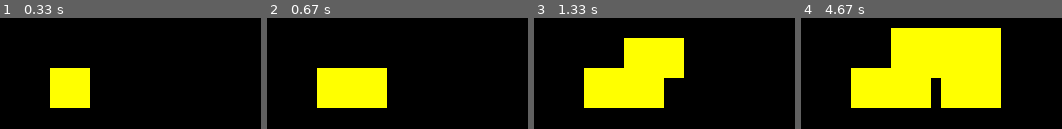
Above: before the commit, frames 1-4 (left to right).
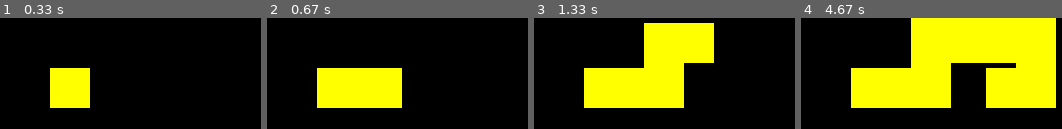
Above: after the commit, the same moments.

Repository: farhatizakaria/Pygame-TestUnit
Game: pygame game, started from hulo.py
The game is run twice, just before and just after one commit, with the same random seed, the same clock (stepped at 60 frames per second) and the same inputs.
Inputs:
- Up to frame 1 (0.33 s): no input
- Up to frame 2 (0.67 s): hold Right from 0.33 s (still down)
- Up to frame 3 (1.33 s): release Right at 0.8 s; hold Up 0.83-1.13 s; hold Right from 1.17 s (still down)
- Up to frame 4 (4.67 s): release Right at 1.63 s; hold Left 1.67-2.2 s; hold Down 2.23-2.53 s; hold Up 3-3.37 s; hold Right 3.4-4.03 s; hold Down 4.07-4.43 s; hold Left from 4.47 s (still down)

Frame 1 is identical in both runs. In frame 2, 2.1% of the frame differs, in the area x 45-52%, y 45-82%; in frame 3, 10%; in frame 4, 29%, in the area x 34-98%, y 0-82%.

Commit message:
Organizing the script

Diff:
--- a/hulo.py
+++ b/hulo.py
@@ -1,39 +1,43 @@
 import pygame
-pygame.init()
-
-win = pygame.display.set_mode((500, 500))
-
-pygame.display.set_caption("My first game")
-
-x = 50
-y = 50
-width = 40
-height = 40
-vel = 10
 
 
-run = True
-while run:
-    pygame.time.delay(100)
-
-    for event in pygame.event.get():
-        if event.type == pygame.QUIT:
-            run = False
-
-    keys = pygame.key.get_pressed()
-
-    if keys[pygame.K_LEFT]:
-        x -= vel
-    if keys[pygame.K_RIGHT]:
-        x += vel
-    if keys[pygame.K_UP]:
-        y -= vel
-    if keys[pygame.K_DOWN]:
-        y += vel
 
 
-    pygame.draw.rect(win, (255, 255, 0), (x, y, width, height))
-    pygame.display.update()
+def setup():
+    """ The setup method for display and set mode, caption ..."""
+    pygame.init()
+    #win = pygame.display.set_mode((500, 500))
+    pygame.display.set_caption("Hulo Game")
 
+    run()
 
-pygame.quit()
+def run():
+    """ The main running function """
+    win = pygame.display.set_mode((500, 500))
+    x = 50
+    y = 50
+    width = 40
+    height = 40
+    vel = 15 # Velocity
+    run = True
+    while  run:
+        pygame.time.delay(100)
+        for event in pygame.event.get():
+            if event.type == pygame.QUIT:
+                run = False
+        keys = pygame.key.get_pressed()
+        if keys[pygame.K_LEFT]:
+            x -= vel
+        if keys[pygame.K_RIGHT]:
+            x += vel
+        if keys[pygame.K_UP]:
+            y -= vel
+        if keys[pygame.K_DOWN]:
+            y += vel
+
+        pygame.draw.rect(win, (255, 255, 0), (x, y, width, height))
+        pygame.display.update()
+
+    pygame.quit()
+if __name__ == "__main__":
+    setup()
